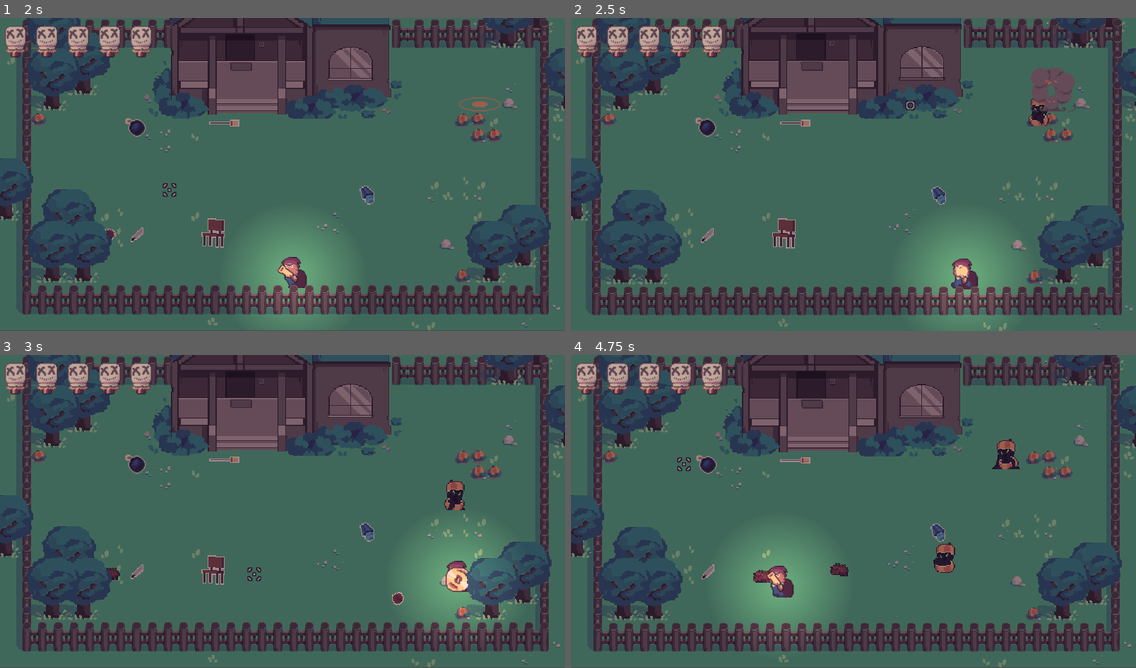
Above: before the commit, frames 1-4 (two rows, left to right).
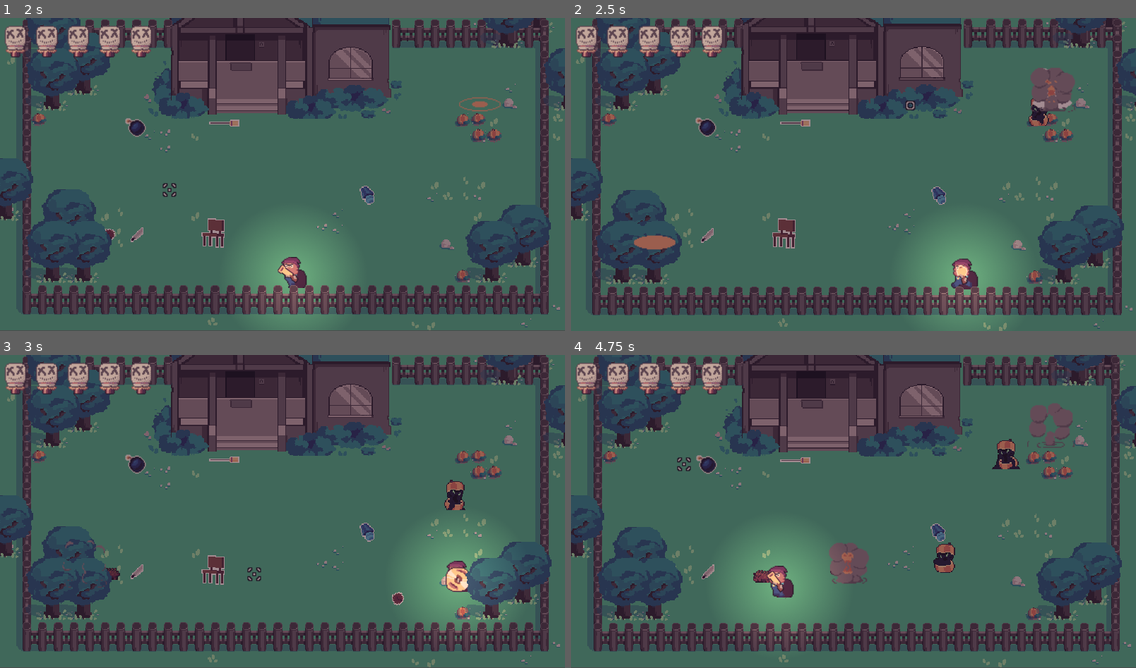
Above: after the commit, the same moments.

Repository: OceanBoy612/BrackeysJam2021
Game: Godot game, scene res://Code/World.tscn
Two runs of this game, one before a commit and one after it. Both use one fixed random seed, a clock stepped at 60 frames per second and the inputs below.
Inputs (mouse positions are in pixels of both pictures, inside the frame that each line leads up to):
- Up to frame 1 (2 s): move the mouse to (406, 158) at 0.52 s; press the mouse at (406, 158) at 0.53 s; hold Right (ui_right) 0.53-1.28 s; move the mouse to (169, 190) at 1.27 s; release the mouse at (169, 190) at 1.28 s; hold Down (ui_down) from 1.28 s (still down); click (169, 190) at 1.35 s
- Up to frame 2 (2.5 s): move the mouse to (910, 105) at 2.02 s; release Down (ui_down) at 2.03 s; press the mouse at (910, 105) at 2.03 s; hold Right (ui_right) from 2.03 s (still down)
- Up to frame 3 (3 s): move the mouse to (254, 574) at 2.77 s; release Right (ui_right) at 2.78 s; release the mouse at (254, 574) at 2.78 s; hold Up (ui_up) from 2.78 s (still down); click (254, 574) at 2.85 s
- Up to frame 4 (4.75 s): move the mouse to (1023, 558) at 3.52 s; release Up (ui_up) at 3.53 s; press the mouse at (1023, 558) at 3.53 s; hold Left (ui_left) from 3.53 s (still down); move the mouse to (684, 464) at 4.27 s; release the mouse at (684, 464) at 4.28 s; click (684, 464) at 4.35 s

Frame 1 is identical in both runs. In frame 2, 0.4% of the frame differs, in the area x 11-89%, y 15-75%; in frame 3, less than 0.1%; in frame 4, 1.4%, in the area x 45-90%, y 15-73%.

Commit message:
Fixed the spawnexplosion and the player health bar

Diff:
--- a/src/Code/Enemies/Enemy.gd
+++ b/src/Code/Enemies/Enemy.gd
@@ -14,6 +14,14 @@
 	$Healthbar.max_value = health
 	$Healthbar.value = health
 	$Healthbar.hide()
+
+	$Node/locator.global_position = global_position
+	var spawnsprite = $Node/locator/SpawnSprite
+	spawnsprite.show()
+	spawnsprite.play("Wind up")
+	yield(spawnsprite, "animation_finished")
+	spawnsprite.play("Fire")
+
 
 
 func _physics_process(delta):
--- a/src/Code/Enemies/Enemy.tscn
+++ b/src/Code/Enemies/Enemy.tscn
@@ -1,5 +1,6 @@
-[gd_scene load_steps=6 format=2]
+[gd_scene load_steps=7 format=2]
 
+[ext_resource path="res://Art/Spriteframes/Spawn_spriteframes.tres" type="SpriteFrames" id=1]
 [ext_resource path="res://Code/Enemies/Enemy.gd" type="Script" id=2]
 [ext_resource path="res://Art/Spriteframes/Hit_spriteframes.tres" type="SpriteFrames" id=4]
 [ext_resource path="res://Code/Enemies/DamageExplosion.gd" type="Script" id=5]
@@ -45,3 +46,12 @@
 "_edit_use_anchors_": false,
 "_editor_description_": ""
 }
+
+[node name="Node" type="Node" parent="."]
+
+[node name="locator" type="Node2D" parent="Node"]
+
+[node name="SpawnSprite" type="AnimatedSprite" parent="Node/locator"]
+position = Vector2( 0, -14.6725 )
+frames = ExtResource( 1 )
+animation = "Wind up"
--- a/src/Code/Player/Player.gd
+++ b/src/Code/Player/Player.gd
@@ -153,7 +153,7 @@
 	health -= amt
 #	print("player health", health)
 	$Healthbar.value = health
-	$Healthbar.show()
+#	$Healthbar.show()
 	if health <= 0:
 		emit_signal("died")
 	else:
--- a/src/Code/World2.tscn
+++ b/src/Code/World2.tscn
@@ -9,6 +9,7 @@
 [ext_resource path="res://Code/World2.gd" type="Script" id=7]
 [ext_resource path="res://Code/Spawner/WaveSpawner.tscn" type="PackedScene" id=8]
 [ext_resource path="res://Code/Enemies/Crow.tscn" type="PackedScene" id=9]
+[ext_resource path="res://Code/Enemies/Pumpkin.tscn" type="PackedScene" id=10]
 
 [node name="World" type="YSort"]
 script = ExtResource( 7 )
@@ -60,7 +61,7 @@
 
 [node name="WaveSpawner2" parent="Spawners" instance=ExtResource( 8 )]
 position = Vector2( 154.375, -206.723 )
-enemy_tscn = ExtResource( 9 )
+enemy_tscn = ExtResource( 10 )
 min_enemies = 1
 max_enemies = 2
 waves = 1
Not shown: 1 places in src/Code/World2.tscn that only renumber resources
